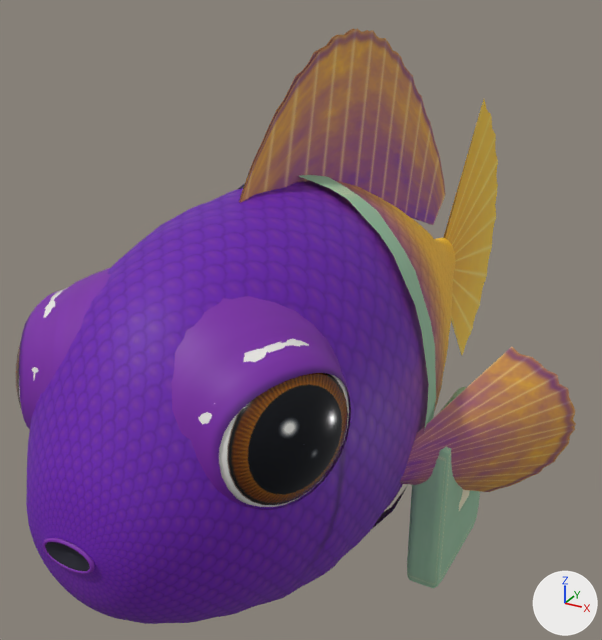
One commit to the Blender file game/art-source/npcs/pip/pip-authored.blend: the scene before it, then after it.
Both versions are drawn from a camera (50 mm lens) standing at (0.97, -1.94, 2.4) and looking at (-0.17, 0.15, 1.36). Lighting does not change. The marker at lower right points along +X, +Y and +Z. The first picture is the older version.

The first picture shows 'pip one skinned primitive'.
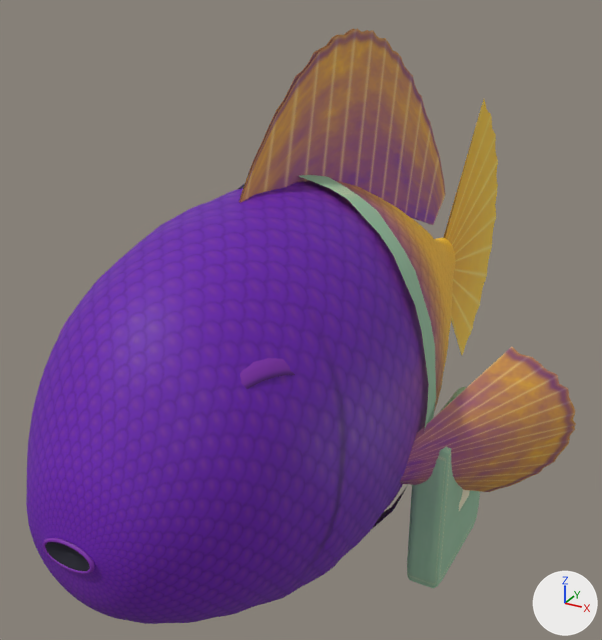
Changed parts and their boxes (x1, y1, x2, y2) in the pictures (602 x 640 px; the box of a moved part takes in the faces that stretch with it):
```json
{"object": "pip one skinned primitive", "change": "reshaped", "before": [15, 28, 576, 624], "after": [26, 28, 576, 624]}
{"part": 1, "of": "me_pip_authored_surface", "change": "moved or reshaped", "before": [15, 288, 67, 411], "on screen": "not visible afterwards"}
{"part": 2, "of": "me_pip_authored_surface", "change": "moved or reshaped", "before": [198, 338, 349, 507], "on screen": "not visible afterwards"}
{"part": 3, "of": "me_pip_authored_surface", "change": "moved or reshaped", "before": [19, 268, 351, 510], "after": [57, 315, 295, 389], "on screen": "mostly hidden afterwards"}
```

Edits to the scene script, one JSON object a line:
```json
{"block": "me_pip_authored_surface", "where": "me_pip_authored_surface.from_pydata(...)  # 9106 vertices, 8274 faces; spans x -0.68..0.68, y -1.06..1.62, z 0.65..2.22"}
{"block": "me_pip_authored_surface", "where": "# used by ob_pip_one_skinned_primitive; location = (0.0, 0.0, 0.0)"}
{"block": "me_pip_authored_surface", "change": "me_pip_authored_surface part 1: the loose piece of 690 vertices spanning x -0.37..-0.19, y -0.91..-0.59, z 1.4..1.74 is multiplied about its middle by the matrix ((0.564, -0.12, 0.018), (-0.12, 0.776, 0.008), (0.018, 0.008, 0.828)), then moved by (0.05, 0.01, -0.01)"}
{"block": "me_pip_authored_surface", "change": "me_pip_authored_surface part 2: the loose piece of 690 vertices spanning x 0.19..0.37, y -0.91..-0.59, z 1.4..1.74 is multiplied about its middle by the matrix ((0.564, 0.12, -0.018), (0.12, 0.776, 0.008), (-0.018, 0.008, 0.828)), then moved by (-0.05, 0.01, -0.01)"}
{"block": "me_pip_authored_surface", "change": "me_pip_authored_surface part 3: 540 of the vertices in x -0.37..0.37, y -0.92..-0.45, z 1.28..1.82 are scaled about their middle by 0.831"}
```
